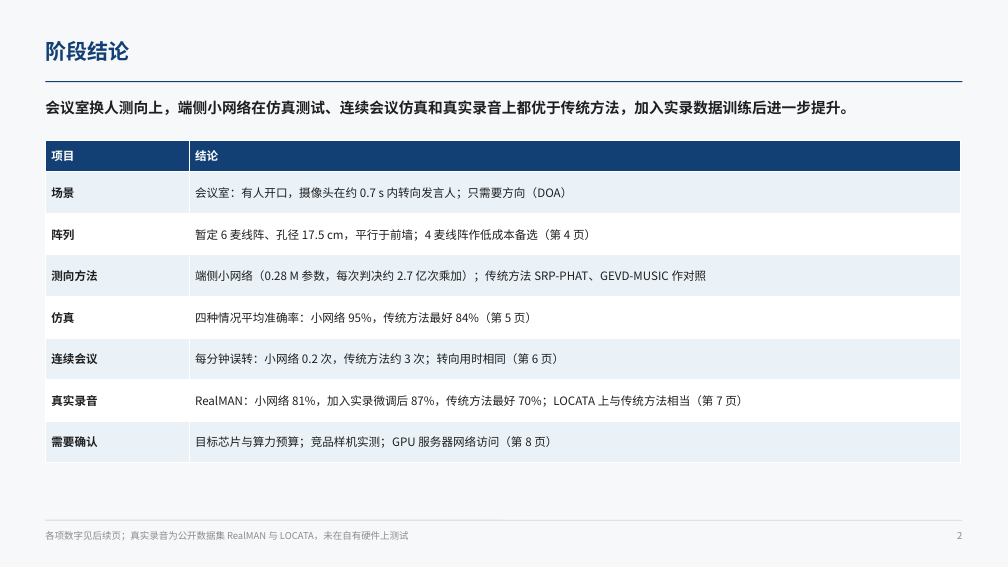
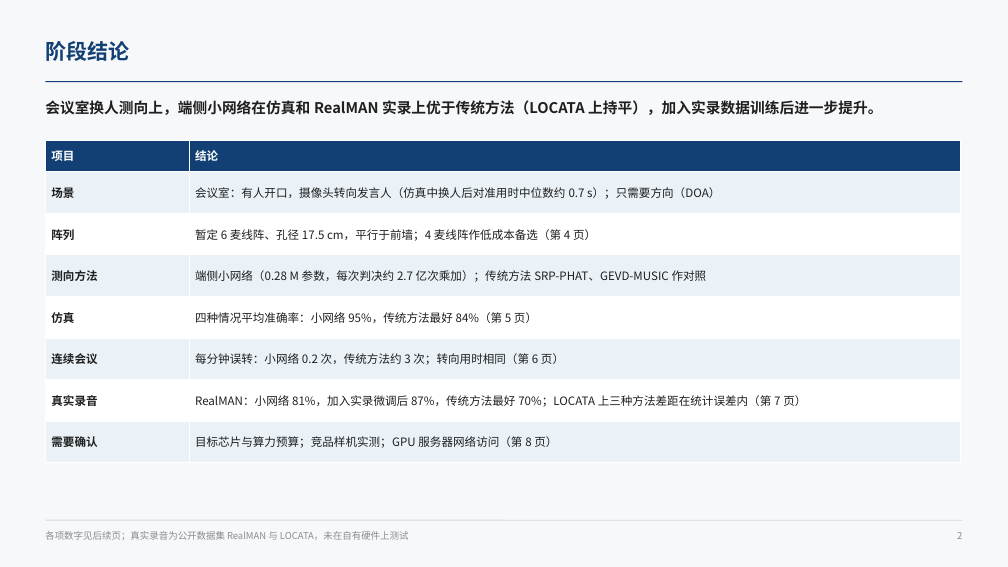
Before and after one commit to ZeroFoxxi/ssl-scene1, a slide deck: slide 2 of 01_场景一_摄像头声源定位/方案选型/场景一阶段汇报_会议室声源定位.pptx. Drawn at 1008x567 pixels with LibreOffice and Linux fonts; fonts in the diff are those of the drawing. Boxes give left, top, right and bottom in pixels: in the first picture for what was removed or moved away, otherwise in the second. Text is boxed around its words. In the diff, an @@ line names an element or a change of style, - is before the commit and + after.

```diff
--- a/01_场景一_摄像头声源定位/方案选型/场景一阶段汇报_会议室声源定位.pptx
+++ b/01_场景一_摄像头声源定位/方案选型/场景一阶段汇报_会议室声源定位.pptx
@@ text at [45, 100, 882, 115]: text changed @@
-会议室换人测向上，端侧小网络在仿真测试、连续会议仿真和真实录音上都优于传统方法，加入实录数据训练后进一步提升。
+会议室换人测向上，端侧小网络在仿真和 RealMAN 实录上优于传统方法（LOCATA 上持平），加入实录数据训练后进一步提升。
@@ table at [45, 140, 960, 455] @@
-row 2, column 2: 会议室：有人开口，摄像头在约 0.7 s 内转向发言人；只需要方向（DOA）
+row 2, column 2: 会议室：有人开口，摄像头转向发言人（仿真中换人后对准用时中位数约 0.7 s）；只需要方向（DOA）
-row 7, column 2: RealMAN：小网络 81%，加入实录微调后 87%，传统方法最好 70%；LOCATA 上与传统方法相当（第 7 页）
+row 7, column 2: RealMAN：小网络 81%，加入实录微调后 87%，传统方法最好 70%；LOCATA 上三种方法差距在统计误差内（第 7 页）
```
Also in this commit, not shown: 4 other slides changed, 9 other files.
